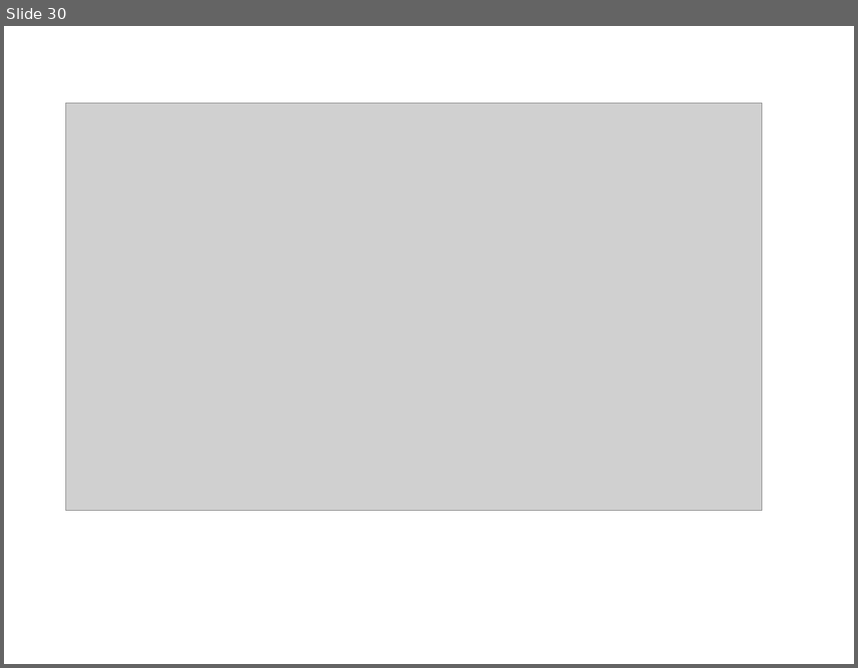
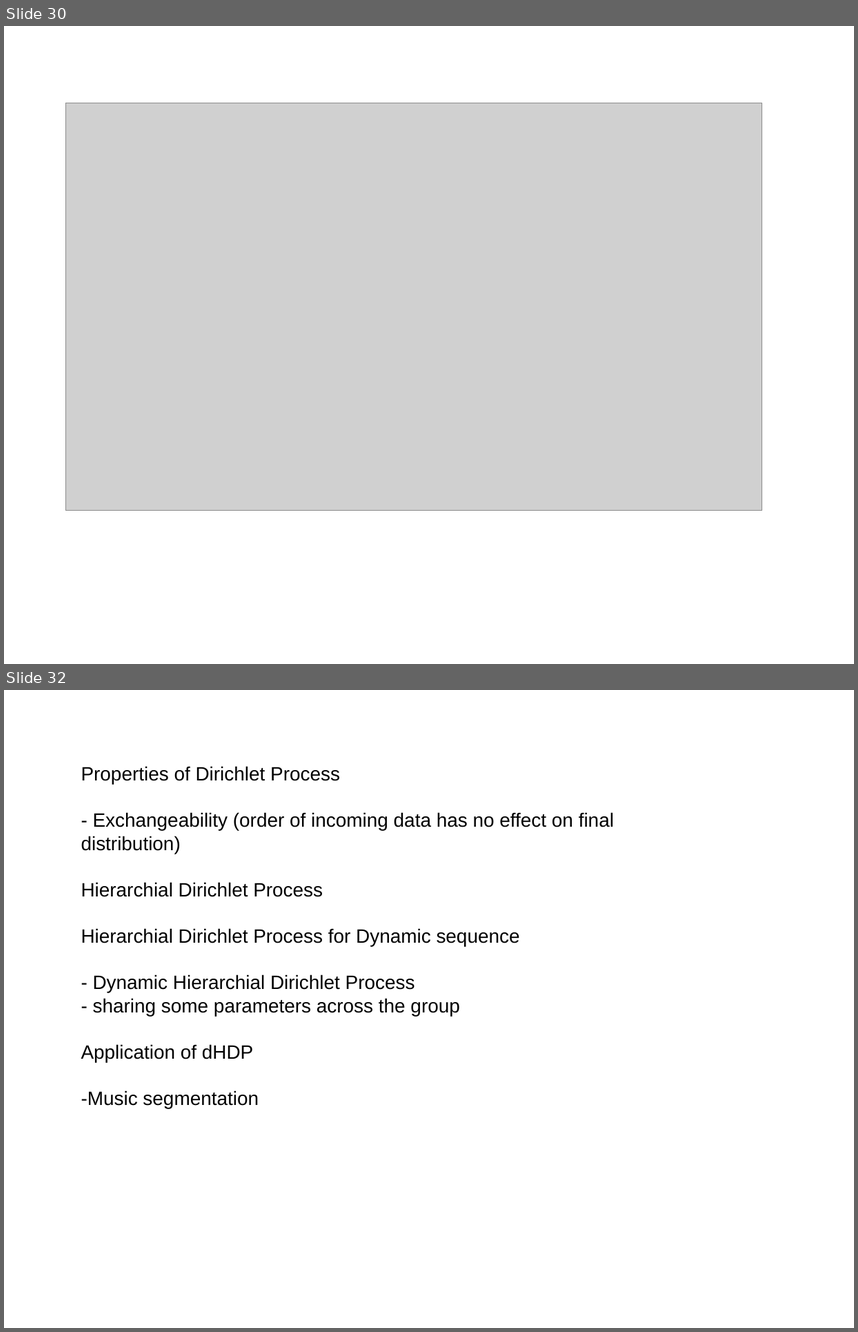
Before and after one commit to afcarl/Dirichlet_Processes, a slide deck: version_2.odp. Shown one above the other, each under a label of ours: slide 30 before the commit, slides 30 and 32 after it; the slides between them are not shown. The pictures are 858x668 and 858x1332 pixels, drawn with LibreOffice and Linux fonts; fonts in the diff are those of the drawing; grey boxes stand for pictures. Boxes give left, top, right and bottom in pixels: in the first picture for what was removed or moved away, otherwise in the second. Text is boxed around its words. In the diff, an @@ line names an element or a change of style, - is before the commit and + after.

```diff
--- a/version_2.odp
+++ b/version_2.odp
@@ slide 32 added at (x1=4, y1=690, x2=854, y2=1328), background #FFFFFF @@
@@ text added at (x1=81, y1=766, x2=614, y2=1108), 18 pt, text #000000 @@
+Properties of Dirichlet Process
+- Exchangeability (order of incoming data has no effect on final distribution)
+Hierarchial Dirichlet Process
+Hierarchial Dirichlet Process for Dynamic sequence
+- Dynamic Hierarchial Dirichlet Process
+- sharing some parameters across the group
+Application of dHDP
+-Music segmentation
```
Also in this commit, not shown: 1 slide changed, 3 other slides added.
